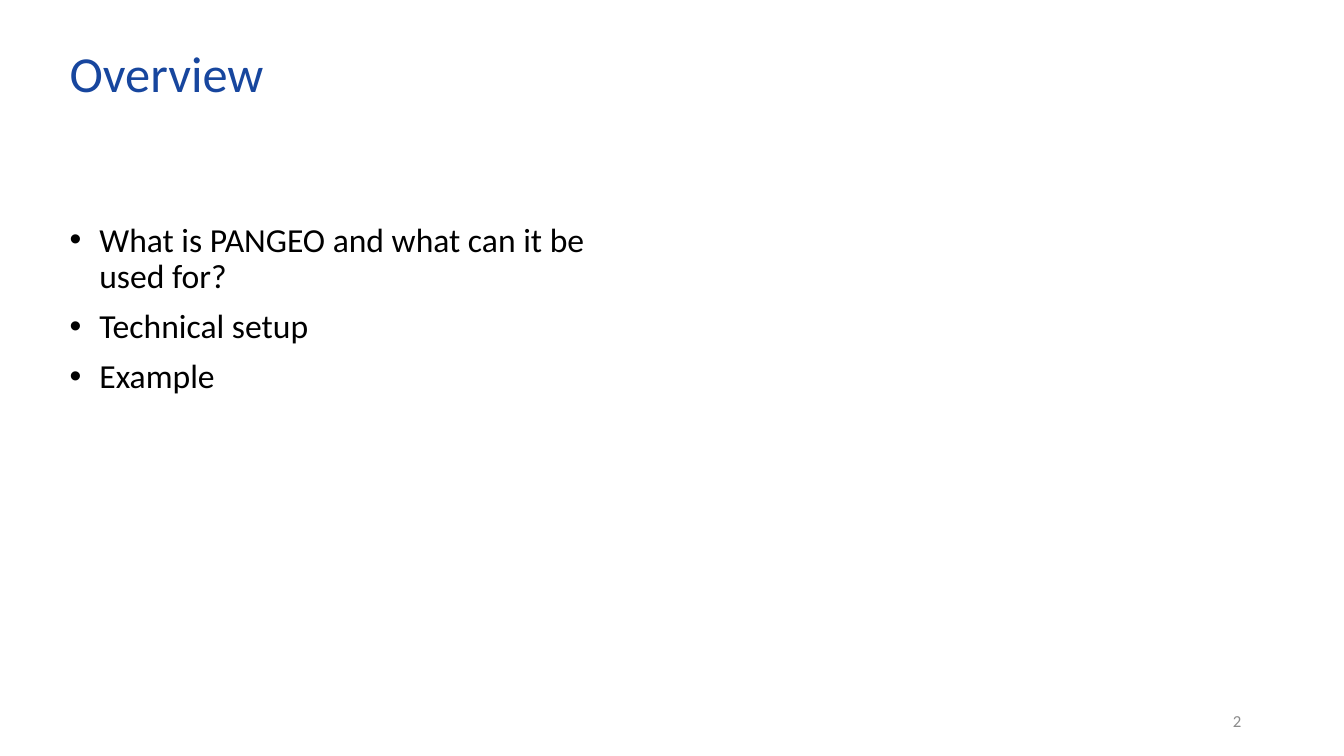
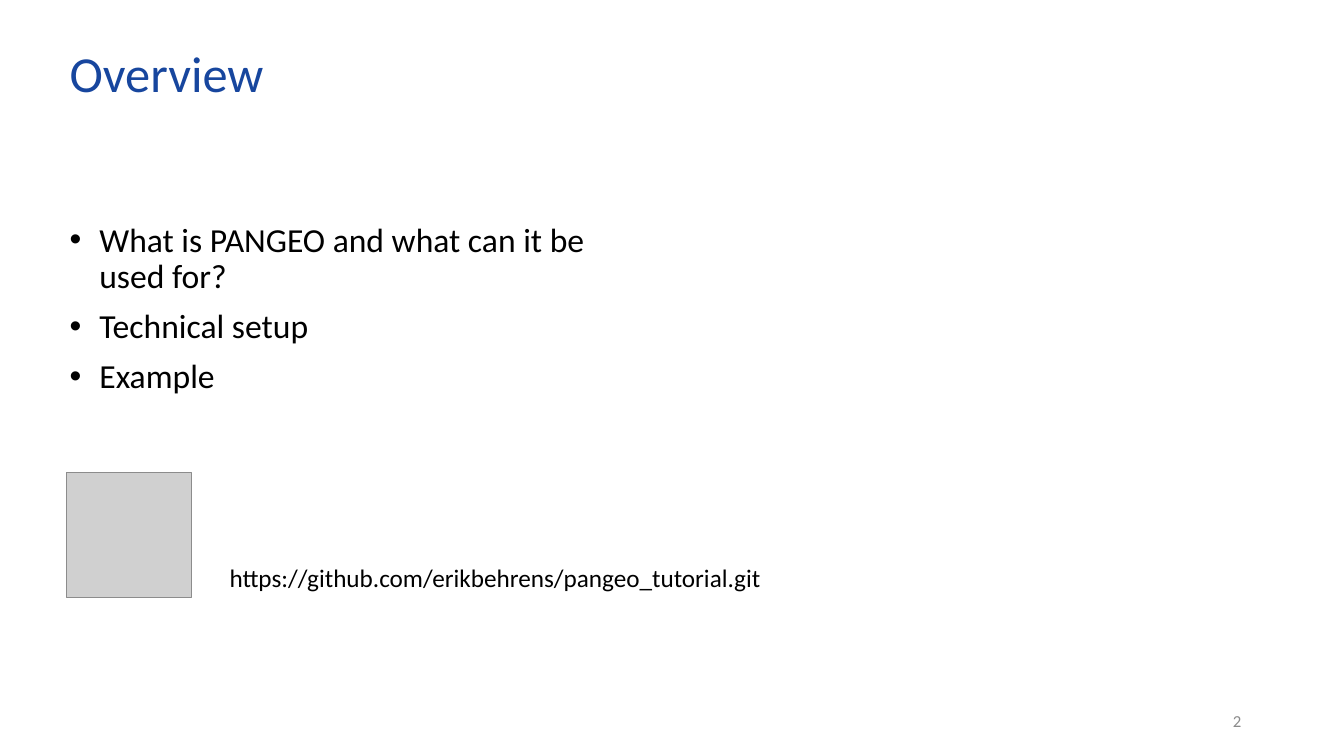
Before and after one commit to erikbehrens/pangeo_tutorial, a slide deck: slide 2 of Pangeo.pptx. Drawn at 1344x756 pixels with LibreOffice and Linux fonts; fonts in the diff are those of the drawing; grey boxes stand for pictures; background and template pictures are left out. Boxes give left, top, right and bottom in pixels: in the first picture for what was removed or moved away, otherwise in the second. Text is boxed around its words. In the diff, an @@ line names an element or a change of style, - is before the commit and + after.

```diff
--- a/Pangeo.pptx
+++ b/Pangeo.pptx
@@ picture added at (x1=67, y1=473, x2=192, y2=598) @@
@@ text added at (x1=230, y1=569, x2=761, y2=592), 18 pt, text #000000 @@
+https://github.com/erikbehrens/pangeo_tutorial.git
```
Also in this commit, not shown: 1 other slide changed.
